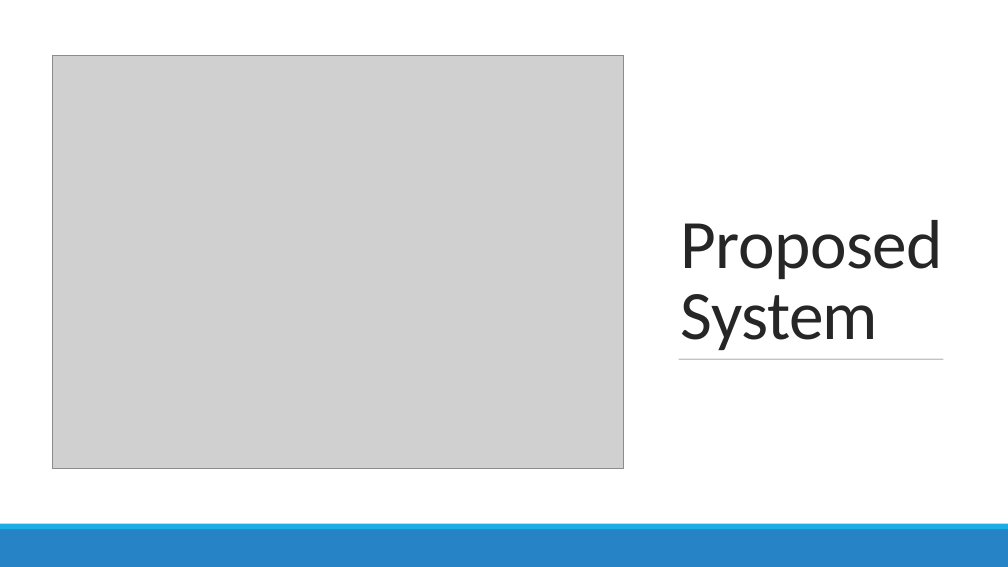
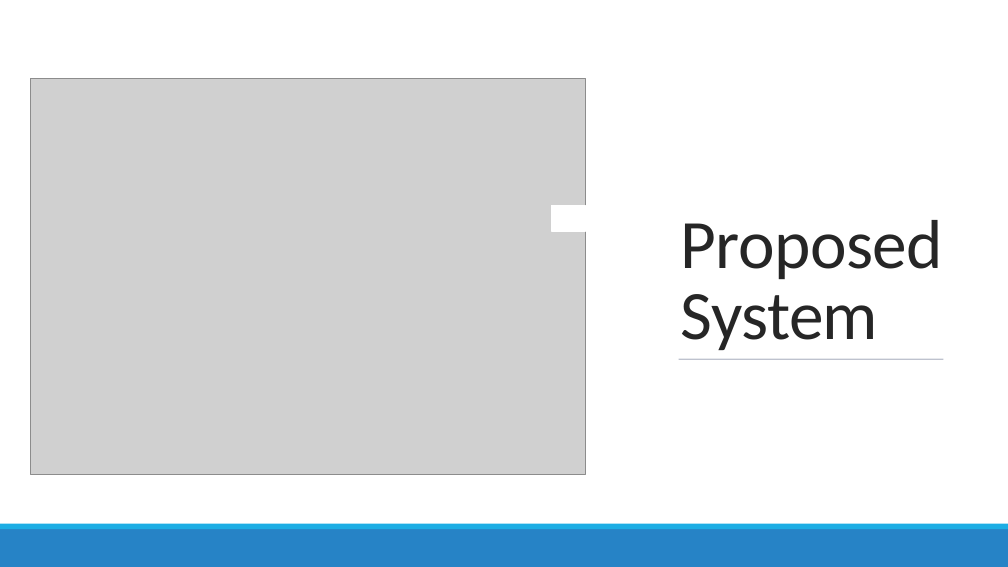
Before and after one commit to lagniluca/SE2-Travlendar-Project, a slide deck: slide 18 of Presentations/RASD Presentation .pptx (slide 13 before the commit). Drawn at 1008x567 pixels with LibreOffice and Linux fonts; fonts in the diff are those of the drawing; grey boxes stand for pictures. Boxes give left, top, right and bottom in pixels: in the first picture for what was removed or moved away, otherwise in the second. Text is boxed around its words. In the diff, an @@ line names an element or a change of style, - is before the commit and + after.

```diff
--- a/Presentations/RASD Presentation .pptx
+++ b/Presentations/RASD Presentation .pptx
@@ picture: place and size @@
-picture at [52,55,624,468]
+picture at [30,79,585,475]
@@ rectangle added at [551,205,585,231], fill #FFFFFF, outline #FFFFFF 1.25 pt @@
```
Also in this commit, not shown: 5 other slides changed, 1 slide added, 1 slide removed.
